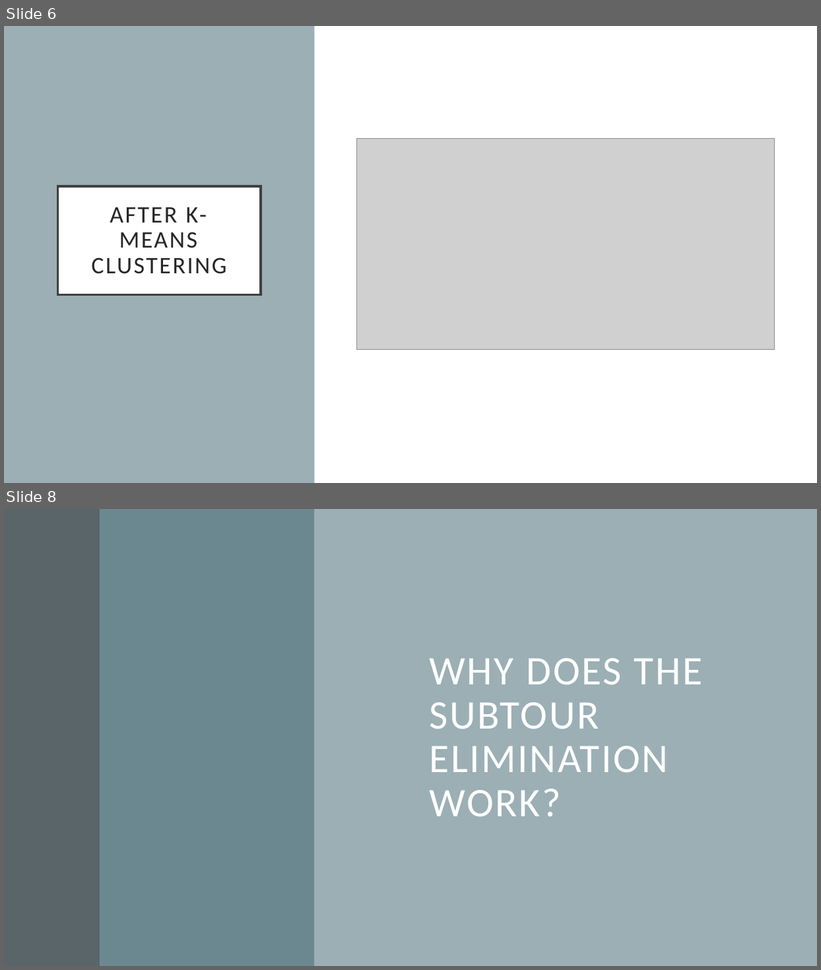
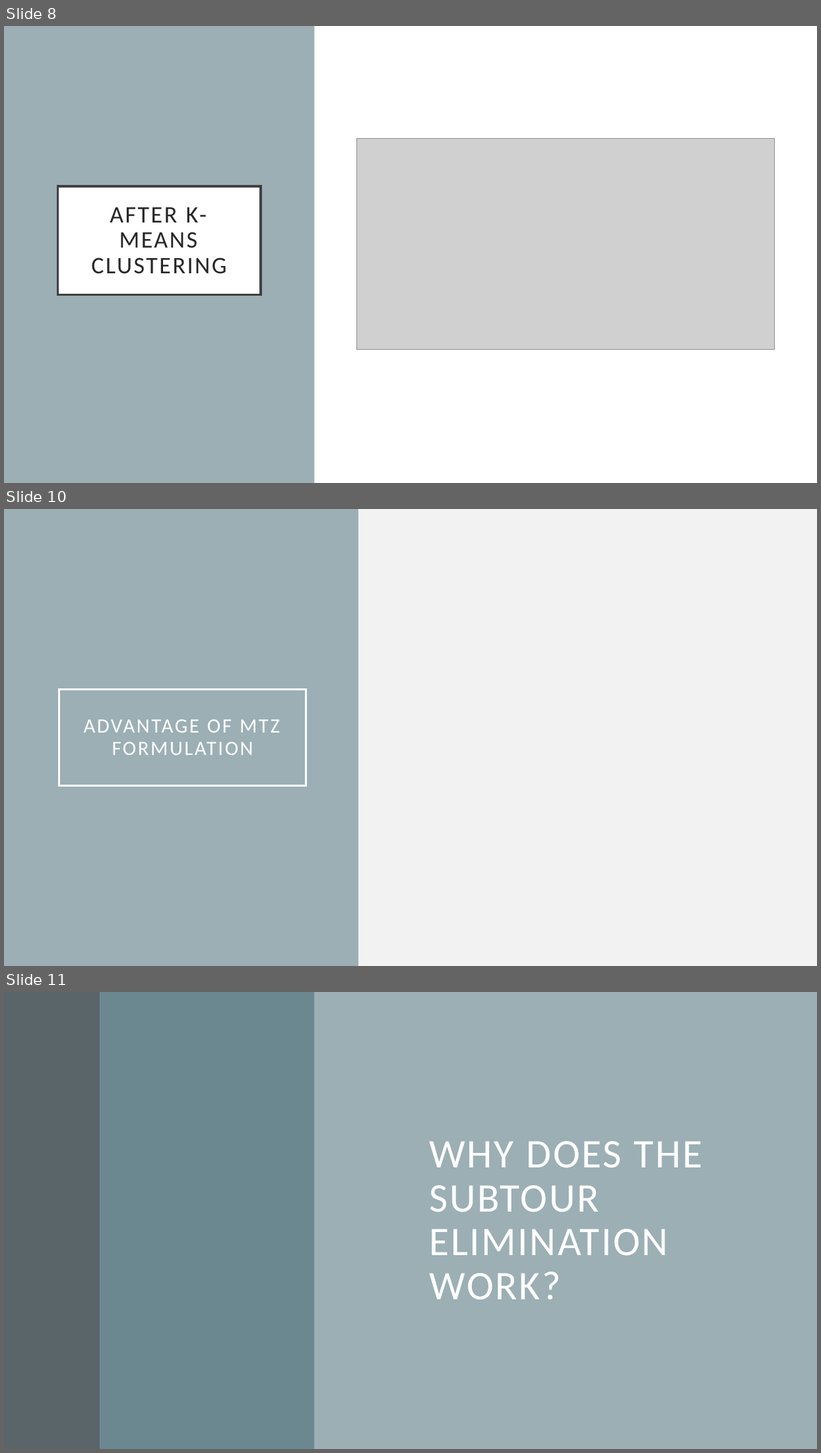
Before and after one commit to LDDCZCN/IP-Final-Project, a slide deck: d2p.pptx. Shown one above the other, each under a label of ours: slides 6 and 8 before the commit, slides 8, 10 and 11 after it; the slides between them are not shown. The pictures are 821x970 and 821x1453 pixels, drawn with LibreOffice and Linux fonts; fonts in the diff are those of the drawing; grey boxes stand for pictures. Boxes give left, top, right and bottom in pixels: in the first picture for what was removed or moved away, otherwise in the second. Text is boxed around its words. In the diff, an @@ line names an element or a change of style, - is before the commit and + after.

```diff
--- a/d2p.pptx
+++ b/d2p.pptx
@@ slide 10 added at (4,509,817,966), background #9BAFB5 @@
@@ rectangle added at (358,509,817,966), fill #F2F2F2 @@
@@ title added at (59,690,306,786), outline #FFFFFF 2.5 pt, 24 pt, text #FFFFFF @@
+ADVANTAGE OF MTZ FORMULATION
@@ what was slide 6 is now slide 8 @@
@@ what was slide 8 is now slide 11 @@
```
Also in this commit, not shown: 2 slides changed, 2 other slides added.
